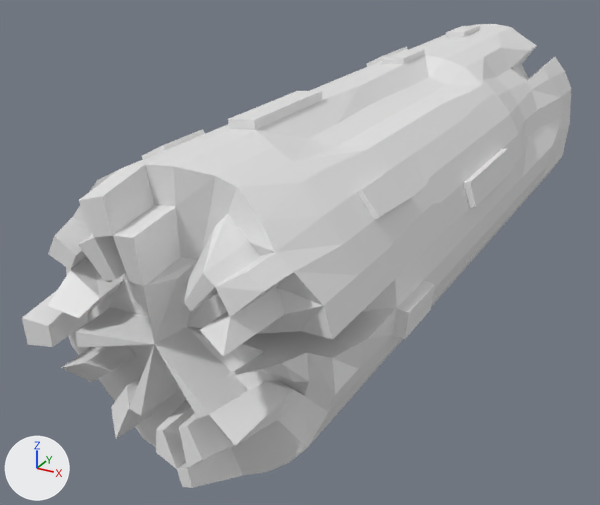
The FBX model Assets/Art/models/FBX_Log.fbx: old version first, new version second.
Before and after are seen from a camera (50 mm lens) standing at (2.68, -6.21, 2.38) and looking at (-0.46, -0.5, -0.47). Arrows for +X, +Y and +Z are at lower left; the lights stay in place. The first picture is the older version. Where no turn or scale is listed for an object, it has been applied to the vertices.

Before the edit, the objects in view are built like this:
```python
mat_fbx_log = principled_material('FBX_Log')
mat_fbx_log.base_color = (0.8, 0.8, 0.8)  # white #e7e7e7
me_cylinder_002 = bpy.data.meshes.new('Cylinder.002')
me_cylinder_002.from_pydata(...)  # 675 vertices, 807 faces; spans x -1.0..1.08, y -3.3..3.35, z -1.0..1.06
me_cylinder_002.materials.append(mat_fbx_log)  # white #e7e7e7
ob_fbx_log = bpy.data.objects.new('FBX_Log', me_cylinder_002)
ob_fbx_log.location = (0.0, 0.0, 0.0)
```
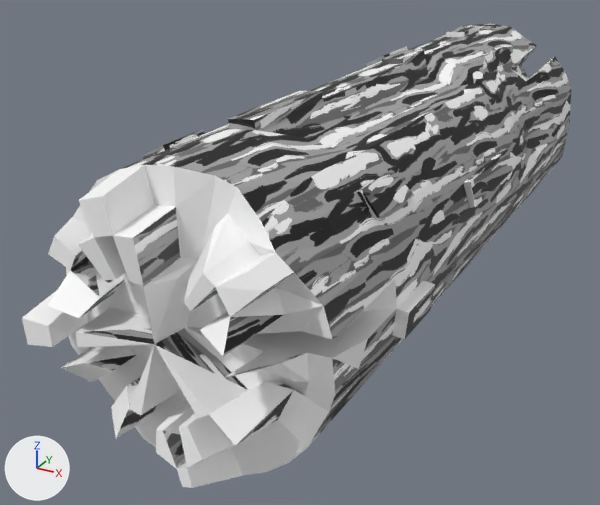
Where the newer file only moved an object's origin or applied its transform, the numbers keep the older frame.

What differs and where, as boxes (x1, y1, x2, y2) in the pictures (600 x 505 px):
'FBX_Log', surface changed: (22, 24, 571, 488) in both

Edits to the bpy script that builds the scene:
```text
Add img_bark_png:
    img_bark_png = load_image('BARK.png', '../Textures/BARK.png', 2048, 2048, 'sRGB')
Change mat_fbx_log:
    remove mat_fbx_log.base_color = (0.8, 0.8, 0.8)  # white #e7e7e7
    add mat_fbx_log.texture = img_bark_png
Change me_cylinder_002:
    where me_cylinder_002.from_pydata(...)  # 675 vertices, 807 faces; spans x -1.0..1.08, y -3.3..3.35, z -1.0..1.06
    used by ob_fbx_log; location = (0.0, 0.0, 0.0)
    me_cylinder_002 part 1: texture (UV) coordinates of 807 of 807 faces, centred in x -0.99..1.07, y -3.18..3.35, z -0.99..1.05, changed; they spanned u 0.0..1.0, v 0.01..1.0 and now span u -1.31..2.3, v -1.31..2.3
```
